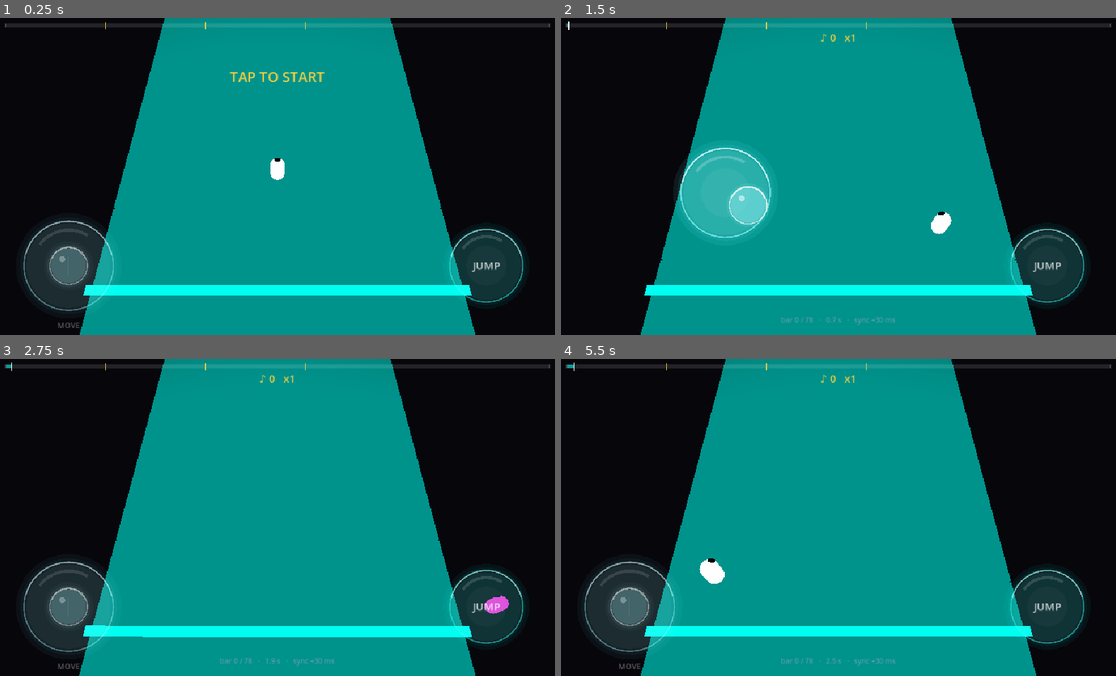
Above: before the commit, frames 1-4 (two rows, left to right).
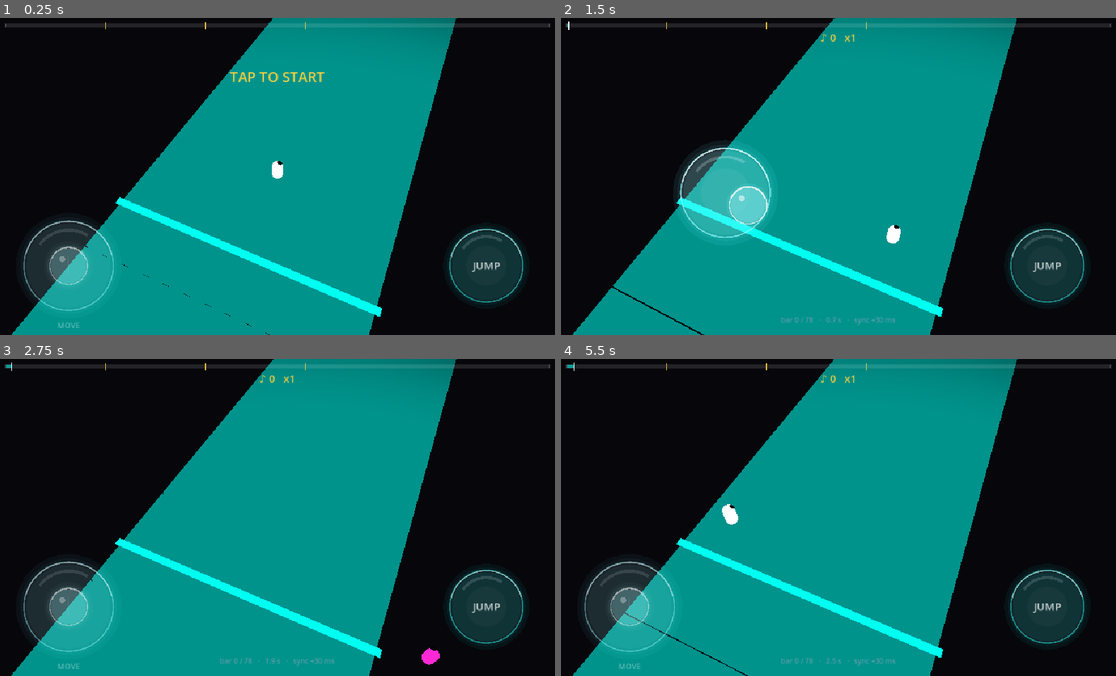
Above: after the commit, the same moments.

Repository: milko-ux/the-last-game
Game: Godot game, scene res://prototype/track_test.tscn
The game is run twice, just before and just after one commit, with the same random seed, the same clock (stepped at 60 frames per second) and the same inputs. This scene is started directly instead of the project's main scene.
Inputs (mouse positions are in pixels of both pictures, inside the frame that each line leads up to):
- Up to frame 1 (0.25 s): no input
- Up to frame 2 (1.5 s): tap Enter at 0.5 s; move the mouse to (960, 160) at 0.52 s; hold Right (ui_right) 0.53-1.25 s; tap R at 0.6 s; click (960, 160) at 0.67 s; tap Space at 0.77 s; drag from (727, 192) to (810, 239) at 1.27 s
- Up to frame 3 (2.75 s): move the mouse to (333, 447) at 2.02 s; hold Right (ui_right) from 2.03 s (still down); tap R at 2.1 s
- Up to frame 4 (5.5 s): release Right (ui_right) at 2.75 s; drag from (810, 580) to (666, 469) at 2.77 s; move the mouse to (1010, 565) at 3.52 s; hold Left (ui_left) 3.53-4.25 s; tap R at 3.6, 5.1 s; tap Space at 3.77 s; drag from (666, 469) to (755, 438) at 4.27 s; move the mouse to (866, 517) at 5.02 s; hold Down (ui_down) from 5.03 s (still down); click (866, 517) at 5.17 s

The runs differ from the first frame. In frame 1, 19% of the frame differs, in the area x 2-86%, y 0-100%; in frame 2, 20%; in frame 3, 20%; in frame 4, 20%.

Commit message:
Phase R addendum 4 §1: camera at the reference angle, world-relative input
camera_rig.gd: the rig now sits to the viewer's right of the field axis
(yaw 24°), pitch 54°, distance 26, FOV 48 — the oblique view of
docs/concept/field_monolith.png. The near edge runs diagonally across the
lower screen and the death line still reads as a line (checked by
projection at 2400x1080 and in docs/screenshots/a4-camera-bar1.png).
CAMERA_YAW_DEG / CAMERA_PITCH_DEG / CAMERA_DISTANCE / FOV and
INPUT_CAMERA_RELATIVE (false: joystick up = down the field) are constants
so both can be flipped for the morning playtest. Fog pushed out to 34-58
for the longer camera distance.

tools/shot.gd: a framing-screenshot tool (opens the run scene muted,
saves a phone-resolution frame at a given bar, quits) — the editor MCP
was not connected tonight.

Validator bot on this tree: 0 deaths, goal reached.

Co-Authored-By: Claude Fable 5.1 <noreply@anthropic.com>

Diff:
--- a/prototype/camera_rig.gd
+++ b/prototype/camera_rig.gd
@@ -1,9 +1,11 @@
 extends Node3D
 # ============================================================
-# CAMERA RIG — follows the WINDOW, not the player. Sits high and
-# back from the window centre looking at it, so the whole field
-# width and about two bars ahead are in frame, and the player is
-# seen committing to a route inside it.
+# CAMERA RIG — follows the WINDOW, not the player. High, back and
+# to one side of the window centre, looking at it, so the whole
+# field width and about two bars ahead are in frame and the field
+# is seen OBLIQUELY, as in docs/concept/field_monolith.png (addendum
+# 4 section 1): the near edge runs diagonally across the lower part
+# of the screen, not horizontally.
 #
 # z is time, so the rig never lags. The only "juice" is a 2 % FOV
 # punch on each downbeat, there so Milko can feel the beat clock.
@@ -11,10 +13,20 @@
 
 const Rules := preload("res://prototype/rules.gd")
 
-# Addendum 2: high and back, ~59 degrees down, narrow FOV so it reads
-# like the concept art (docs/concept/field_monolith.png) not a fisheye.
-const OFFSET := Vector3(0.0, 17.0, -10.0)
-const FOV := 50.0
+# The reference angle (addendum 4 section 1). Yaw is measured from the
+# field axis, positive = the camera sits to the viewer's RIGHT of the
+# axis (world -x). Both constants are meant to be flipped for the
+# morning playtest: CAMERA_YAW_DEG = 0.0 gives the old straight view.
+const CAMERA_YAW_DEG := 24.0
+const CAMERA_PITCH_DEG := 54.0
+# Distance from the look-at point: at 2400x1080 the full 18-unit width
+# and two bars ahead stay on screen with margin (checked by projection).
+const CAMERA_DISTANCE := 26.0
+const FOV := 48.0
+# false: joystick up = down the field regardless of the yaw (world-
+# relative). true: joystick up = away from the camera.
+const INPUT_CAMERA_RELATIVE := false
+
 const PUNCH := 0.02
 const SHAKE_S := 0.35
 const SHAKE_AMOUNT := 0.15
@@ -45,6 +57,26 @@
 	position = Vector3(0.0, 0.0, z_back + Rules.WINDOW_DEPTH * 0.5)
 
 
+# The camera's offset from the look-at point for the reference angle.
+static func camera_offset() -> Vector3:
+	var yaw := deg_to_rad(CAMERA_YAW_DEG)
+	var pitch := deg_to_rad(CAMERA_PITCH_DEG)
+	var flat := CAMERA_DISTANCE * cos(pitch)
+	return Vector3(-flat * sin(yaw), CAMERA_DISTANCE * sin(pitch), -flat * cos(yaw))
+
+
+# (screen-right, forward) as the joystick gives it -> the same pair in
+# the world frame the player uses (screen-right = world -x when the
+# camera looks straight down +z). Only used when INPUT_CAMERA_RELATIVE.
+static func screen_to_world_dir(v: Vector2) -> Vector2:
+	var yaw := deg_to_rad(CAMERA_YAW_DEG)
+	# Camera forward on the ground plane, and its right-hand vector.
+	var f := Vector2(sin(yaw), cos(yaw))          # (x, z)
+	var r := Vector2(-f.y, f.x)                   # screen-right in world (x, z)
+	var w := r * v.x + f * v.y                    # world (x, z)
+	return Vector2(-w.x, w.y)                     # player: x = screen-right * -1, y = +z
+
+
 func _process(delta: float) -> void:
 	if _punch > 0.0:
 		_punch = maxf(0.0, _punch - delta / BeatClock.beat_interval)
@@ -55,5 +87,5 @@
 		_shake_t -= delta
 		var s := SHAKE_AMOUNT * (_shake_t / SHAKE_S)
 		off = Vector3(randf_range(-s, s), randf_range(-s, s), 0.0)
-	cam.position = OFFSET + off
+	cam.position = camera_offset() + off
 	cam.look_at(global_position, Vector3.UP)
--- a/prototype/track_test.gd
+++ b/prototype/track_test.gd
@@ -247,12 +247,17 @@
 
 # Joystick / keys -> (screen-right, forward). Past the deadzone the
 # normalised direction is used at full speed, the 2D game's rule.
+# Input is WORLD-relative by default (joystick up = down the field
+# whatever the camera's yaw); CameraRig.INPUT_CAMERA_RELATIVE flips it.
 func _move_input() -> Vector2:
 	var v := Input.get_vector("ui_left", "ui_right", "ui_up", "ui_down")
 	if ui.stick_touch_id != -1:
 		var drag: Vector2 = ui.stick_current - ui.stick_origin
 		v = drag.normalized() if drag.length() > ui.STICK_DEADZONE else Vector2.ZERO
-	return Vector2(v.x, -v.y)
+	var dir := Vector2(v.x, -v.y)
+	if rig.INPUT_CAMERA_RELATIVE:
+		dir = rig.screen_to_world_dir(dir)
+	return dir
 
 
 func _on_jump() -> void:
--- a/prototype/track_test.tscn
+++ b/prototype/track_test.tscn
@@ -20,8 +20,8 @@
 fog_light_energy = 1.0
 fog_density = 1.0
 fog_depth_curve = 1.0
-fog_depth_begin = 26.0
-fog_depth_end = 45.0
+fog_depth_begin = 34.0
+fog_depth_end = 58.0
 
 [node name="TrackTest" type="Node3D"]
 script = ExtResource("1_test")
@@ -41,8 +41,8 @@
 script = ExtResource("4_rig")
 
 [node name="Camera3D" type="Camera3D" parent="CameraRig"]
-transform = Transform3D(1, 0, 0, 0, 1, 0, 0, 0, 1, 0, 17, -10)
-fov = 50.0
+transform = Transform3D(1, 0, 0, 0, 1, 0, 0, 0, 1, -6.2, 21, -14)
+fov = 48.0
 
 [node name="UI" type="CanvasLayer" parent="."]
 
--- /dev/null
+++ b/tools/shot.gd
@@ -0,0 +1,80 @@
+extends SceneTree
+# ============================================================
+# FRAMING SCREENSHOT for the Phase R prototype (addendum 4: one
+# screenshot per section into docs/screenshots/).
+#
+#   godot --path . --resolution 2400x1080 -s tools/shot.gd -- out=docs/screenshots/x.png bar=1 level=1
+#
+# Opens the run scene, starts it, waits until the song reaches the
+# given bar (plus `after` seconds), saves the frame and quits. Audio
+# is muted. Nobody plays: the intro carry keeps an idle player alive
+# to the first downbeat; for later bars the validator bot drives.
+# ============================================================
+
+var out := "docs/screenshots/shot.png"
+var bar := 1
+var after := 0.4
+var level := 1
+var test: Node = null
+var clock: Node = null
+var bot: Object = null
+var _frames_after := -1
+
+
+func _process(_delta: float) -> bool:
+	if test == null:
+		_setup()
+		return false
+	if test.state == test.State.WAIT:
+		test.start_now()
+		return false
+	if _frames_after >= 0:
+		_frames_after += 1
+		if _frames_after >= 3:
+			var img := root.get_viewport().get_texture().get_image()
+			var err := img.save_png(out)
+			print("SHOT saved=%s err=%d size=%dx%d t=%.2f bar=%d" % [out, err, img.get_width(), img.get_height(), clock.song_time(), clock.current_bar()])
+			return true
+		return false
+	var t: float = clock.song_time()
+	if clock.current_bar() >= bar and t >= clock.bar_start(bar) + after:
+		_frames_after = 0
+	return false
+
+
+func _setup() -> void:
+	for a in OS.get_cmdline_user_args():
+		var kv: PackedStringArray = a.split("=")
+		if kv.size() != 2:
+			continue
+		match kv[0]:
+			"out": out = kv[1]
+			"bar": bar = int(kv[1])
+			"after": after = float(kv[1])
+			"level": level = int(kv[1])
+	AudioServer.set_bus_volume_db(0, -80.0)
+	var Rules: GDScript = load("res://prototype/rules.gd")
+	if level != 1:
+		Rules.LEVEL = level
+	clock = root.get_node_or_null("BeatClock")
+	if clock == null:
+		clock = load("res://prototype/beat_clock.gd").new()
+		clock.name = "BeatClock"
+		root.add_child(clock)
+	var scene: PackedScene = load("res://prototype/track_test.tscn")
+	test = scene.instantiate()
+	root.add_child(test)
+	if bar > 1:
+		# Let the validator bot carry the player to the requested bar alive.
+		var ap: Node = load("res://tools/autoplay.gd").new()
+		bot = ap
+		test.bot = ap
+		ap.mode = "validator"
+		ap.clock = clock
+		ap.Rules = Rules
+		ap.HazardMath = load("res://prototype/hazard_math.gd")
+		var fair: Dictionary = test.field.fairness
+		if fair.get("cached", false) or fair["path"].is_empty():
+			fair = load("res://prototype/fairness.gd").validate(test.field.plan, clock)
+		ap.path = fair["path"]
+		ap.first_beat = int(fair["first_beat"])
Binary file added: docs/screenshots/a4-camera-bar1.png
Not shown, changed: prototype/README.md
